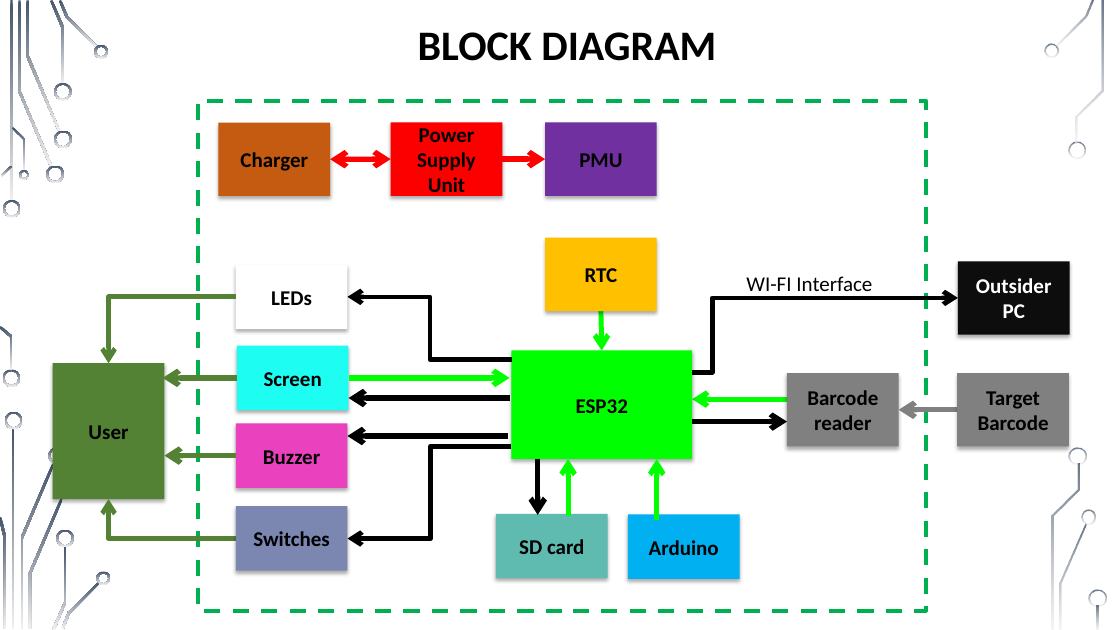
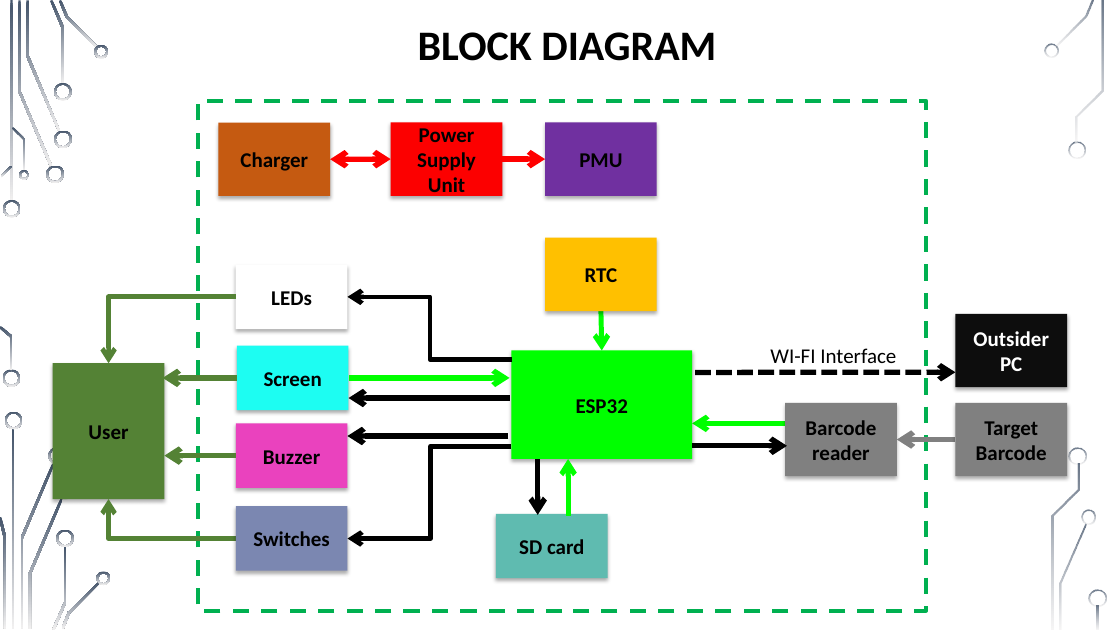
Before and after one commit to muhammad0bi/Technion_044167_E.E._project_A_IOT-Barcode_cheker, a slide deck: slide 7 of Presntations/Midterm presentation IOT Barcode checker 7681.pptx. Drawn at 1120x630 pixels with LibreOffice and Linux fonts; fonts in the diff are those of the drawing; background and template pictures are left out. Boxes give left, top, right and bottom in pixels: in the first picture for what was removed or moved away, otherwise in the second. Text is boxed around its words. In the diff, an @@ line names an element or a change of style, - is before the commit and + after.

Commit message:
update work mod diagram

```diff
--- a/Presntations/Midterm presentation IOT Barcode checker 7681.pptx
+++ b/Presntations/Midterm presentation IOT Barcode checker 7681.pptx
@@ elbow arrow removed from (692, 372) to (958, 298) @@
@@ rectangle "Outsider PC": place and size @@
-rectangle "Outsider PC" at [958,261,1070,334]
+rectangle "Outsider PC" at [955,314,1067,387]
@@ text "WI-FI Interface": place and size @@
-text "WI-FI Interface" at [746,276,872,297]
+text "WI-FI Interface" at [770,348,896,370]
@@ arrow added from (696, 372) to (955, 372), #000000 4.5 pt dashed @@
@@ rectangle "Barcode reader": place and size @@
-rectangle "Barcode reader" at [787,373,899,446]
+rectangle "Barcode reader" at [786,403,897,476]
@@ rectangle "Target Barcode": place and size @@
-rectangle "Target Barcode" at [958,373,1070,446]
+rectangle "Target Barcode" at [955,403,1067,476]
@@ arrow moved from (787, 399) - (692, 399) to (787, 423) - (692, 423) @@
@@ arrow moved from (692, 422) - (787, 422) to (692, 446) - (787, 446) @@
@@ arrow moved from (958, 410) - (899, 410) to (955, 439) - (897, 439) @@
@@ arrow removed from (657, 520) to (657, 459) @@
@@ rectangle removed at [628,514,740,579] @@
-Arduino
```
Also in this commit, not shown: 6 other slides changed, 2 slides added.
